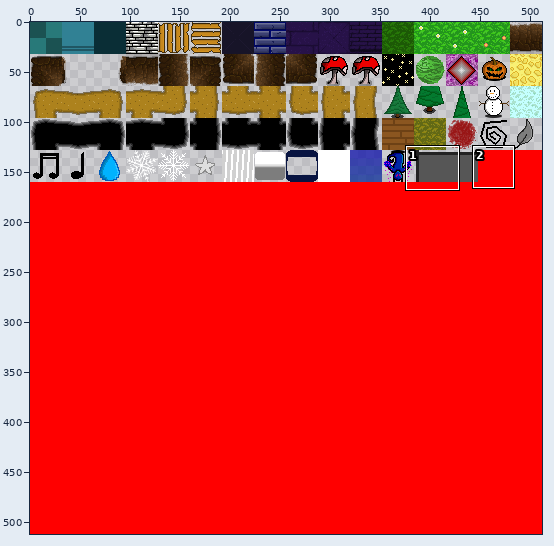
Two states of a sprite sheet, Test/res/tiles.png. Above, an overview of the earlier version with the close-up marked.
Close-up. As it was:
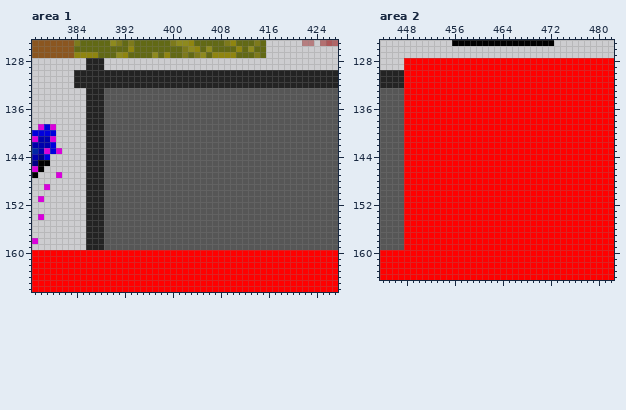
The file is 512x512 pixels. Pixels under 10% opacity are left out. Colours within 5 levels of each other are drawn and written as one. Shown: area 1: x 377..427, y 125..166; area 2: x 444..482, y 125..164.
Now the later version:
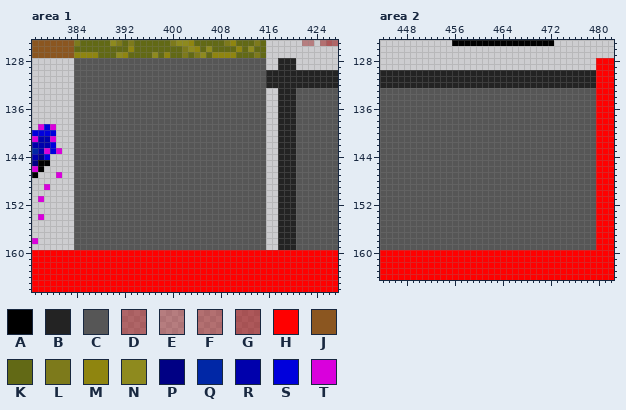
Palette (. is transparent): A #000000  B #232323  C #565656  D #92000081  E #93000063  F #93000074  G #94000091  H #ff0000  J #8b5620  K #626915  L #7d7a1b  M #8f850f  N #8e8a1e  P #000084  Q #0027a6  R #0000ac  S #0000dc  T #d900dc
From old to new:
Changed rows in their new state; - is an unchanged pixel.
Area 1:
first column x 384:
128 CCCCCCCCCCCCCCCCCCCCCCCCCCCCCCCC--BBB
129 CCCCCCCCCCCCCCCCCCCCCCCCCCCCCCCC--BBB
130 CCCCCCCCCCCCCCCCCCCCCCCCCCCCCCCC-----
131 CCCCCCCCCCCCCCCCCCCCCCCCCCCCCCCC-----
132 CCCCCCCCCCCCCCCCCCCCCCCCCCCCCCCC-----
133 CCCCC---------------------------..BBB
134 CCCCC---------------------------..BBB
135 CCCCC---------------------------..BBB
136 CCCCC---------------------------..BBB
137 CCCCC---------------------------..BBB
138 CCCCC---------------------------..BBB
139 CCCCC---------------------------..BBB
140 CCCCC---------------------------..BBB
141 CCCCC---------------------------..BBB
142 CCCCC---------------------------..BBB
143 CCCCC---------------------------..BBB
144 CCCCC---------------------------..BBB
145 CCCCC---------------------------..BBB
146 CCCCC---------------------------..BBB
147 CCCCC---------------------------..BBB
148 CCCCC---------------------------..BBB
149 CCCCC---------------------------..BBB
150 CCCCC---------------------------..BBB
151 CCCCC---------------------------..BBB
152 CCCCC---------------------------..BBB
153 CCCCC---------------------------..BBB
154 CCCCC---------------------------..BBB
155 CCCCC---------------------------..BBB
156 CCCCC---------------------------..BBB
157 CCCCC---------------------------..BBB
158 CCCCC---------------------------..BBB
159 CCCCC---------------------------..BBB
Area 2:
first column x 448:
128 ................................
129 ................................
130 BBBBBBBBBBBBBBBBBBBBBBBBBBBBBBBB
131 BBBBBBBBBBBBBBBBBBBBBBBBBBBBBBBB
132 BBBBBBBBBBBBBBBBBBBBBBBBBBBBBBBB
133 CCCCCCCCCCCCCCCCCCCCCCCCCCCCCCCC
134 CCCCCCCCCCCCCCCCCCCCCCCCCCCCCCCC
135 CCCCCCCCCCCCCCCCCCCCCCCCCCCCCCCC
136 CCCCCCCCCCCCCCCCCCCCCCCCCCCCCCCC
137 CCCCCCCCCCCCCCCCCCCCCCCCCCCCCCCC
138 CCCCCCCCCCCCCCCCCCCCCCCCCCCCCCCC
139 CCCCCCCCCCCCCCCCCCCCCCCCCCCCCCCC
140 CCCCCCCCCCCCCCCCCCCCCCCCCCCCCCCC
141 CCCCCCCCCCCCCCCCCCCCCCCCCCCCCCCC
142 CCCCCCCCCCCCCCCCCCCCCCCCCCCCCCCC
143 CCCCCCCCCCCCCCCCCCCCCCCCCCCCCCCC
144 CCCCCCCCCCCCCCCCCCCCCCCCCCCCCCCC
145 CCCCCCCCCCCCCCCCCCCCCCCCCCCCCCCC
146 CCCCCCCCCCCCCCCCCCCCCCCCCCCCCCCC
147 CCCCCCCCCCCCCCCCCCCCCCCCCCCCCCCC
148 CCCCCCCCCCCCCCCCCCCCCCCCCCCCCCCC
149 CCCCCCCCCCCCCCCCCCCCCCCCCCCCCCCC
150 CCCCCCCCCCCCCCCCCCCCCCCCCCCCCCCC
151 CCCCCCCCCCCCCCCCCCCCCCCCCCCCCCCC
152 CCCCCCCCCCCCCCCCCCCCCCCCCCCCCCCC
153 CCCCCCCCCCCCCCCCCCCCCCCCCCCCCCCC
154 CCCCCCCCCCCCCCCCCCCCCCCCCCCCCCCC
155 CCCCCCCCCCCCCCCCCCCCCCCCCCCCCCCC
156 CCCCCCCCCCCCCCCCCCCCCCCCCCCCCCCC
157 CCCCCCCCCCCCCCCCCCCCCCCCCCCCCCCC
158 CCCCCCCCCCCCCCCCCCCCCCCCCCCCCCCC
159 CCCCCCCCCCCCCCCCCCCCCCCCCCCCCCCC
